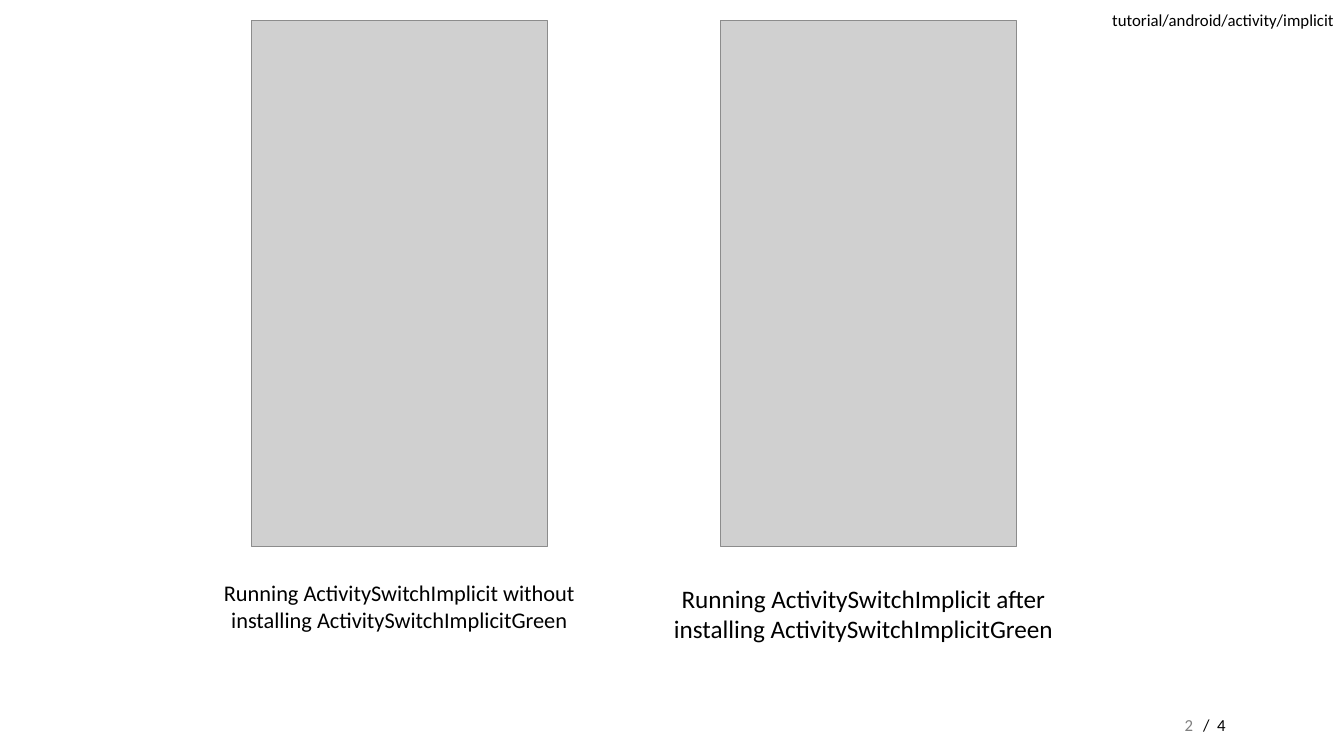
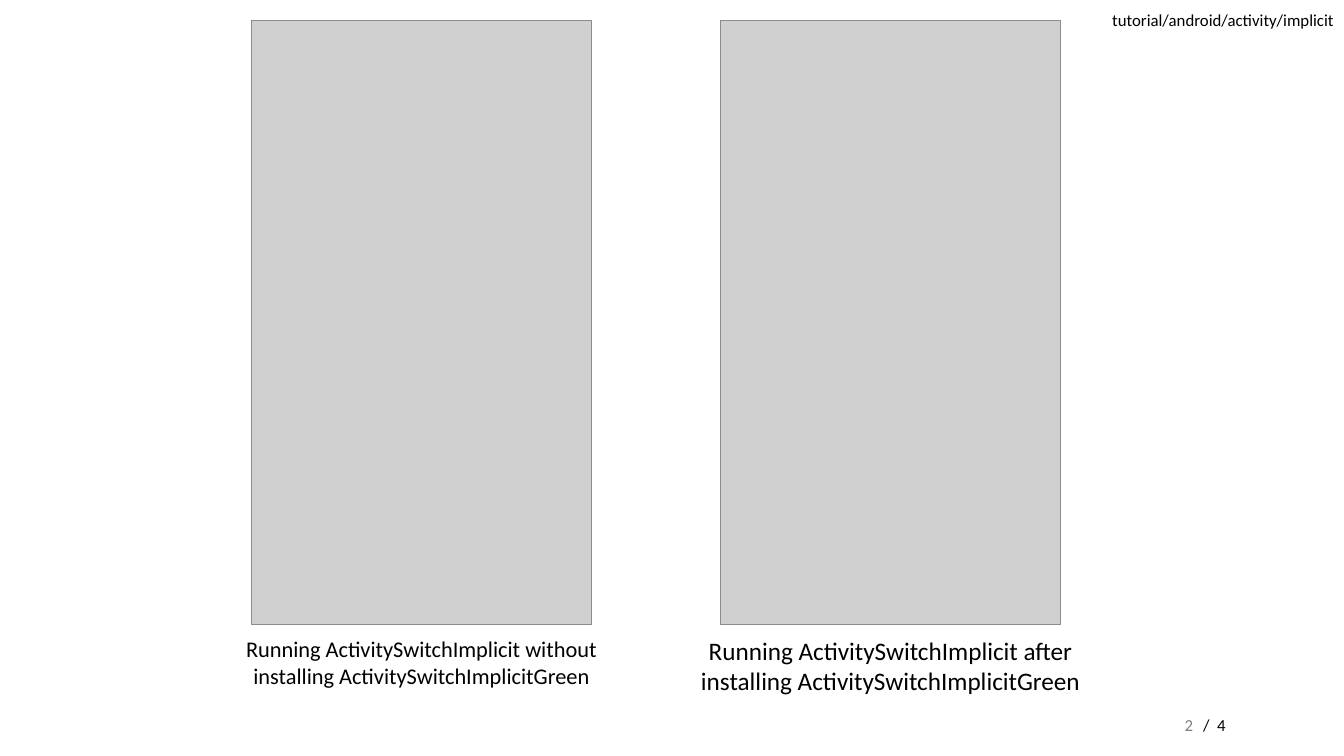
Before and after one commit to apuder/android-tutorials, a slide deck: slide 2 of android/activity/implicit/doc/slides.pptx. Drawn at 1344x756 pixels with LibreOffice and Linux fonts; fonts in the diff are those of the drawing; grey boxes stand for pictures. Boxes give left, top, right and bottom in pixels: in the first picture for what was removed or moved away, otherwise in the second. Text is boxed around its words. In the diff, an @@ line names an element or a change of style, - is before the commit and + after.

Commit message:
Fixed picture positions on some slides. Updated App theme for widgets to new look.

```diff
--- a/android/activity/implicit/doc/slides.pptx
+++ b/android/activity/implicit/doc/slides.pptx
@@ picture: place and size @@
-picture at [251, 20, 547, 546]
+picture at [251, 20, 592, 625]
@@ picture: place and size @@
-picture at [721, 20, 1017, 546]
+picture at [721, 20, 1062, 625]
@@ text "Running ActivitySwitchImplicit without installing ActivitySw ...": place and size @@
-text "Running ActivitySwitchImplicit without installing ActivitySw ..." at [224, 585, 574, 632]
+text "Running ActivitySwitchImplicit without installing ActivitySw ..." at [246, 641, 596, 688]
@@ text "Running ActivitySwitchImplicit after installing ActivitySwit ...": place and size @@
-text "Running ActivitySwitchImplicit after installing ActivitySwit ..." at [674, 590, 1053, 643]
+text "Running ActivitySwitchImplicit after installing ActivitySwit ..." at [701, 642, 1080, 695]
```
Also in this commit, not shown: 9 other files.
